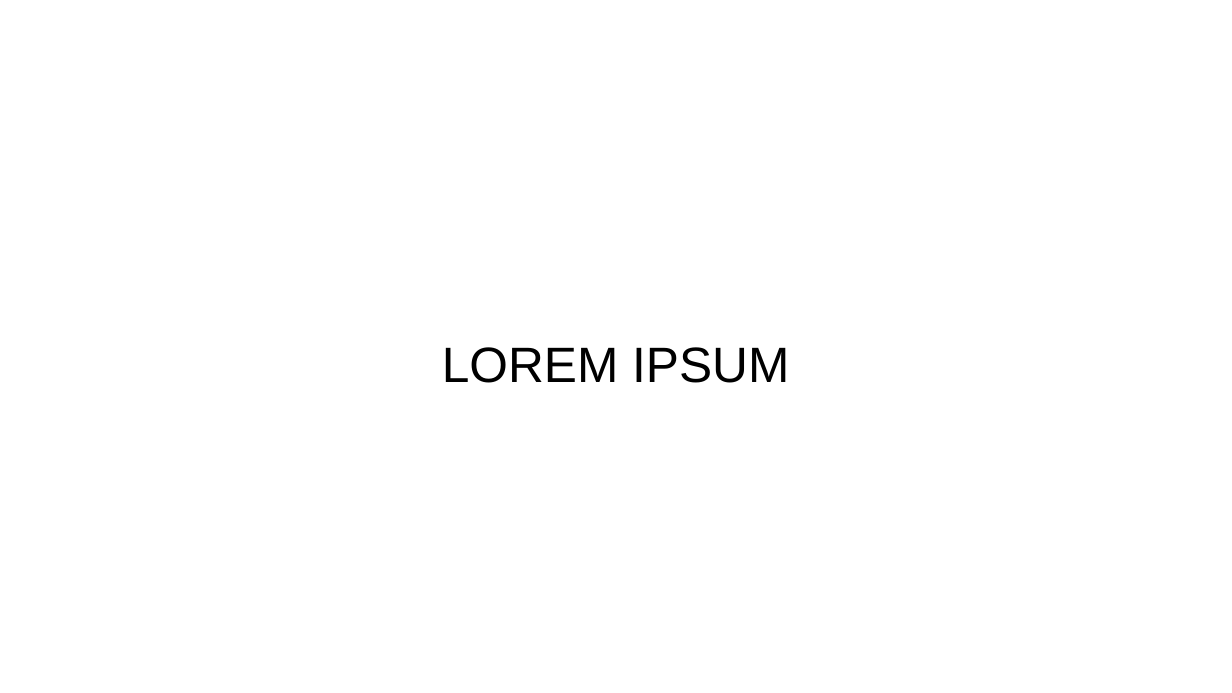
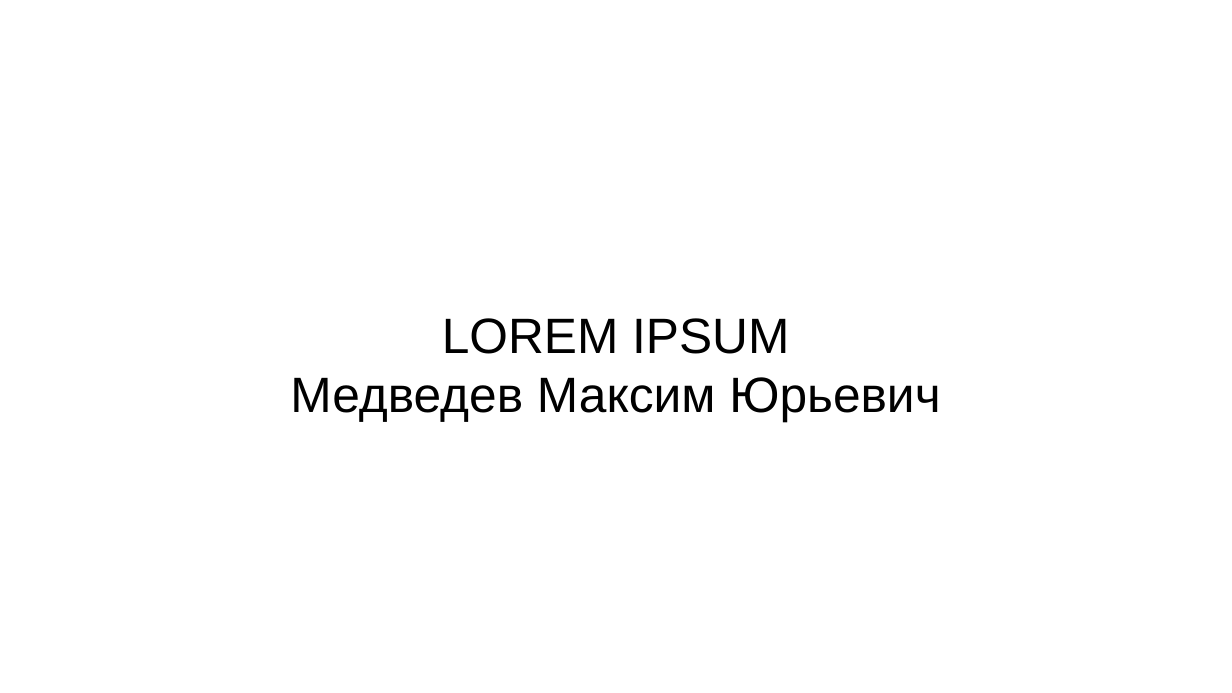
Before and after one commit to alwaysnervous/lorem_ipsum, a slide deck: slide 1 of Documenation/Презентация.pptx. Drawn at 1232x693 pixels with LibreOffice and Linux fonts; fonts in the diff are those of the drawing. Boxes give left, top, right and bottom in pixels: in the first picture for what was removed or moved away, otherwise in the second. Text is boxed around its words. In the diff, an @@ line names an element or a change of style, - is before the commit and + after.

Commit message:
presentation

```diff
--- a/Documenation/Презентация.pptx
+++ b/Documenation/Презентация.pptx
@@ subtitle at <box>290,377,940,422</box>: paragraph added @@
+Медведев Максим Юрьевич
```
Also in this commit, not shown: 1 slide added.
